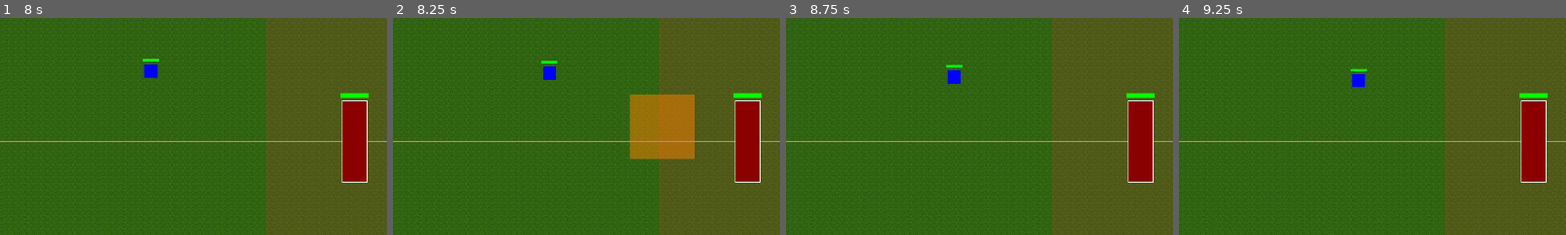
Above: before the commit, frames 1-4 (left to right).
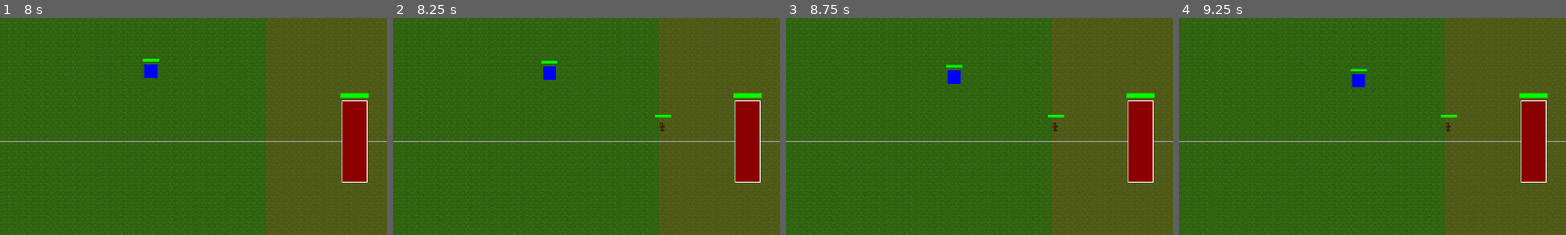
Above: after the commit, the same moments.

Repository: amari-charles/project-summoner
Game: Godot game, scene res://scenes/ui/main_menu.tscn
Two runs of this game, one before a commit and one after it. Both use one fixed random seed, a clock stepped at 60 frames per second and the inputs below.
Inputs (mouse positions are % of the whole screen's width and height, from its top left):
- Up to frame 1 (8 s): click "PLAY" at 0.5 s; click "SELECT" at 1.25 s; click "CHOOSE WARRIOR" at 2 s; click (32, 26) at 2.75 s; click "START BATTLE" at 3.5 s; tap Enter at 4.25 s; drag from (50, 83) to (60, 28) at 4.27 s; drag from (30, 55) to (45, 70) at 5.02 s; move the mouse to (60, 28) at 5.77 s; tap 1 at 5.85, 7.35 s; click (60, 28) at 5.92 s; drag from (45, 70) to (20, 35) at 6.52 s; move the mouse to (80, 65) at 7.27 s; click (80, 65) at 7.42 s
- Up to frame 2 (8.25 s): drag from (20, 35) to (35, 25) at 8.02 s
- Up to frame 3 (8.75 s): no input
- Up to frame 4 (9.25 s): move the mouse to (55, 50) at 8.77 s; tap 1 at 8.85 s; click (55, 50) at 8.92 s
The pictures show only the part of the screen within x 50-100%, y 22-71%; the shares and areas given below are measured in that part.

Frame 1 is identical in both runs. In frame 2, 5.0% of the frame differs, in the area x 61-78%, y 35-66%; in frame 3, less than 0.1%; in frame 4, less than 0.1%.

Commit message:
Enemy deck system and campaign level balancing (#11)
* Add enemy deck system and training dummy card

- Created Training Dummy card and unit (stationary target for tutorial)
- Created EnemyDeckLoader utility to load enemy decks from campaign battles
- Modified Summoner to support load_enemy_deck_from_campaign flag
- Defined enemy decks for all 5 campaign battles with progressive difficulty
- Updated test_game.tscn to enable enemy deck loading from campaign
- Added level editor TODO to documentation for future dev tool

Battle progression:
- Battle 0: 1 training dummy (tutorial)
- Battle 1: 2 warriors
- Battle 2: 2 warriors, 1 archer
- Battle 3: 3 warriors, 2 archers, 1 wall
- Battle 4: 4 warriors, 3 archers, 2 walls

🤖 Generated with [Claude Code](https://claude.com/claude-code)

Co-Authored-By: Claude <noreply@anthropic.com>

* Add dummy sprite artwork to training dummy unit

- Extracted dummy_v1 sprites from provided zip
- Updated training_dummy.tscn to use dummy_sprite_2.png
- Replaced placeholder ColorRect visuals with actual sprite

🤖 Generated with [Claude Code](https://claude.com/claude-code)

Co-Authored-By: Claude <noreply@anthropic.com>

* Fix dummy sprite display and lower battle 0 enemy HP

- Renamed Sprite2D to 'Visual' so Unit script doesn't create default red square
- Added texture_filter = 0 for crisp pixel art rendering
- Added enemy_hp field to battle definitions (200 HP for battle 0 tutorial)
- Modified Summoner to load enemy_hp from campaign when using enemy deck loading

Battle 0 now has low HP (200 vs 1000) to make tutorial easier

🤖 Generated with [Claude Code](https://claude.com/claude-code)

Co-Authored-By: Claude <noreply@anthropic.com>

---------

Co-authored-by: Claude <noreply@anthropic.com>

Diff:
--- /dev/null
+++ b/resources/cards/training_dummy_card.tres
@@ -0,0 +1,12 @@
+[gd_resource type="Resource" script_class="Card" load_steps=3 format=3]
+
+[ext_resource type="Script" path="res://scripts/cards/card.gd" id="1_card"]
+[ext_resource type="PackedScene" path="res://scenes/units/training_dummy.tscn" id="2_dummy"]
+
+[resource]
+script = ExtResource("1_card")
+card_name = "Training Dummy"
+card_type = 0
+description = "A stationary training target"
+mana_cost = 1
+unit_scene = ExtResource("2_dummy")
--- a/scenes/battlefield/test_game.tscn
+++ b/scenes/battlefield/test_game.tscn
@@ -41,6 +41,7 @@
 position = Vector2(1820, 540)
 script = ExtResource("3_summoner")
 team = 1
+load_enemy_deck_from_campaign = true
 starting_deck = Array[ExtResource("4_75405")]([ExtResource("5_warrior"), ExtResource("5_warrior"), ExtResource("5_warri …(181 unchanged characters)…
 
 [node name="SimpleAI" type="Node" parent="EnemySummoner"]
--- /dev/null
+++ b/scenes/units/training_dummy.tscn
@@ -0,0 +1,25 @@
+[gd_scene load_steps=4 format=3 uid="uid://training_dummy_unit"]
+
+[ext_resource type="Script" path="res://scripts/units/unit.gd" id="1_unit"]
+[ext_resource type="Texture2D" path="res://assets/dummy_v1/Individual sprites/dummy_sprite_2.png" id="2_sprite"]
+
+[sub_resource type="RectangleShape2D" id="RectangleShape2D_dummy"]
+size = Vector2(50, 70)
+
+[node name="TrainingDummy" type="CharacterBody2D"]
+collision_layer = 2
+collision_mask = 1
+script = ExtResource("1_unit")
+max_hp = 100.0
+attack_damage = 0.0
+attack_range = 0.0
+attack_speed = 0.0
+move_speed = 0.0
+aggro_radius = 0.0
+
+[node name="CollisionShape2D" type="CollisionShape2D" parent="."]
+shape = SubResource("RectangleShape2D_dummy")
+
+[node name="Visual" type="Sprite2D" parent="."]
+texture = ExtResource("2_sprite")
+texture_filter = 0
--- /dev/null
+++ b/scripts/core/enemy_deck_loader.gd
@@ -0,0 +1,114 @@
+extends Node
+class_name EnemyDeckLoader
+
+## EnemyDeckLoader - Loads enemy decks from campaign battle definitions
+##
+## Static utility class that converts enemy deck definitions to Card resources for battle.
+## Unlike DeckLoader (which loads from player's collection), this directly creates
+## Card resources from catalog IDs.
+
+## Load enemy deck for the current campaign battle
+static func load_enemy_deck_for_battle() -> Array[Card]:
+	var cards: Array[Card] = []
+
+	# Get campaign service
+	var campaign = _get_service("/root/Campaign")
+	if not campaign:
+		push_error("EnemyDeckLoader: Campaign service not found!")
+		return cards
+
+	# Get profile to find current battle
+	var profile_repo = _get_service("/root/ProfileRepo")
+	if not profile_repo:
+		push_error("EnemyDeckLoader: ProfileRepo not found!")
+		return cards
+
+	var profile = profile_repo.get_active_profile()
+	if profile.is_empty():
+		push_error("EnemyDeckLoader: No active profile!")
+		return cards
+
+	# Get current battle ID
+	var battle_id = profile.get("campaign_progress", {}).get("current_battle", "")
+	if battle_id == "":
+		push_warning("EnemyDeckLoader: No current battle set in profile!")
+		return cards
+
+	print("EnemyDeckLoader: Loading enemy deck for battle '%s'" % battle_id)
+
+	# Load the deck for this battle
+	return load_deck_for_battle(battle_id)
+
+## Load enemy deck for a specific battle by ID
+static func load_deck_for_battle(battle_id: String) -> Array[Card]:
+	var cards: Array[Card] = []
+
+	# Get campaign service
+	var campaign = _get_service("/root/Campaign")
+	if not campaign:
+		push_error("EnemyDeckLoader: Campaign service not found!")
+		return cards
+
+	# Get battle data
+	var battle = campaign.get_battle(battle_id)
+	if battle.is_empty():
+		push_error("EnemyDeckLoader: Battle not found: %s" % battle_id)
+		return cards
+
+	# Get enemy deck definition
+	var enemy_deck_def = battle.get("enemy_deck", [])
+	if enemy_deck_def.is_empty():
+		push_warning("EnemyDeckLoader: Battle '%s' has no enemy deck defined!" % battle_id)
+		return cards
+
+	print("EnemyDeckLoader: Battle '%s' enemy deck: %s" % [battle.get("name", ""), enemy_deck_def])
+
+	# Convert deck definition to Card resources
+	for entry in enemy_deck_def:
+		var catalog_id = entry.get("catalog_id", "")
+		var count = entry.get("count", 1)
+
+		if catalog_id == "":
+			push_warning("EnemyDeckLoader: Empty catalog_id in enemy deck definition")
+			continue
+
+		# Create 'count' copies of this card
+		for i in range(count):
+			var card = _create_card_from_catalog(catalog_id)
+			if card:
+				cards.append(card)
+			else:
+				push_warning("EnemyDeckLoader: Failed to create card: %s" % catalog_id)
+
+	print("EnemyDeckLoader: Successfully loaded %d cards for enemy deck" % cards.size())
+	return cards
+
+## Create a Card resource from a catalog ID
+static func _create_card_from_catalog(catalog_id: String) -> Card:
+	# Get card catalog
+	var catalog = _get_service("/root/CardCatalog")
+	if not catalog:
+		push_error("EnemyDeckLoader: CardCatalog not found!")
+		return null
+
+	# Check if card exists
+	if not catalog.has_card(catalog_id):
+		push_error("EnemyDeckLoader: Card '%s' not found in catalog!" % catalog_id)
+		return null
+
+	# Load the Card resource (.tres file)
+	var card_path = "res://resources/cards/%s_card.tres" % catalog_id
+	var card = load(card_path) as Card
+
+	if not card:
+		push_error("EnemyDeckLoader: Failed to load card resource: %s" % card_path)
+		return null
+
+	return card
+
+## Helper to get autoload service safely
+static func _get_service(path: String):
+	var tree = Engine.get_main_loop() as SceneTree
+	if tree and tree.root:
+		return tree.root.get_node_or_null(path)
+	return null
--- a/scripts/core/summoner.gd
+++ b/scripts/core/summoner.gd
@@ -11,6 +11,7 @@
 @export var starting_deck: Array[Card] = []
 @export var max_hand_size: int = 4
 @export var load_deck_from_profile: bool = false  # If true, load player's deck from profile
+@export var load_enemy_deck_from_campaign: bool = false  # If true, load enemy deck from current campaign battle
 
 ## Resources
 @export var mana_regen_rate: float = 1.0  # Mana per second
@@ -31,6 +32,19 @@
 signal hand_changed(hand: Array[Card])
 
 func _ready() -> void:
+	# If loading enemy from campaign, override max_hp if specified
+	if load_enemy_deck_from_campaign and team == Unit.Team.ENEMY:
+		var campaign = get_node_or_null("/root/Campaign")
+		var profile_repo = get_node_or_null("/root/ProfileRepo")
+		if campaign and profile_repo:
+			var profile = profile_repo.get_active_profile()
+			var battle_id = profile.get("campaign_progress", {}).get("current_battle", "")
+			if battle_id != "":
+				var battle = campaign.get_battle(battle_id)
+				if battle.has("enemy_hp"):
+					max_hp = battle.get("enemy_hp")
+					print("Summoner: Set enemy HP from campaign: %d" % max_hp)
+
 	current_hp = max_hp
 	mana = MANA_MAX
 
@@ -43,6 +57,15 @@
 			push_error("Summoner: Failed to load deck from profile! Using empty deck.")
 		else:
 			print("Summoner: Successfully loaded %d cards from profile" % deck.size())
+	elif load_enemy_deck_from_campaign and team == Unit.Team.ENEMY:
+		# Load enemy deck from current campaign battle
+		print("Summoner: Loading enemy deck from campaign...")
+		deck = EnemyDeckLoader.load_enemy_deck_for_battle()
+		if deck.is_empty():
+			push_warning("Summoner: Failed to load enemy deck from campaign! Using fallback deck.")
+			deck = starting_deck.duplicate()
+		else:
+			print("Summoner: Successfully loaded %d cards for enemy from campaign" % deck.size())
 	else:
 		# Use exported starting_deck (for testing/AI)
 		deck = starting_deck.duplicate()
--- a/scripts/data/card_catalog.gd
+++ b/scripts/data/card_catalog.gd
@@ -142,6 +142,34 @@
 		"card_icon_path": "",
 		"tags": ["structure", "defensive", "barrier"],
 		"unlock_condition": "default"
+	}
+
+	# Training Dummy - Tutorial target
+	_catalog["training_dummy"] = {
+		"catalog_id": "training_dummy",
+		"card_name": "Training Dummy",
+		"description": "A stationary training target. Doesn't move or attack.",
+		"rarity": "common",
+
+		"card_type": 0,  # SUMMON
+		"mana_cost": 1,
+		"cooldown": 2.0,
+
+		"unit_scene_path": "res://scenes/units/training_dummy.tscn",
+		"spawn_count": 1,
+
+		"max_hp": 100.0,
+		"attack_damage": 0.0,
+		"attack_range": 0.0,
+		"attack_speed": 0.0,
+		"move_speed": 0.0,
+		"aggro_radius": 0.0,
+		"is_ranged": false,
+		"projectile_scene_path": "",
+
+		"card_icon_path": "",
+		"tags": ["tutorial", "training", "target"],
+		"unlock_condition": "enemy_only"
 	}
 
 ## =============================================================================
--- a/scripts/services/campaign_service.gd
+++ b/scripts/services/campaign_service.gd
@@ -57,7 +57,10 @@
 		"reward_cards": [
 			{"catalog_id": "warrior", "rarity": "common", "count": 1}
 		],
-		"enemy_deck": [],
+		"enemy_deck": [
+			{"catalog_id": "training_dummy", "count": 1}
+		],
+		"enemy_hp": 200.0,  # Low HP for tutorial
 		"unlock_requirements": []
 	}
 
@@ -72,7 +75,9 @@
 			{"catalog_id": "warrior", "rarity": "common", "count": 1},
 			{"catalog_id": "archer", "rarity": "common", "count": 1}
 		],
-		"enemy_deck": [],
+		"enemy_deck": [
+			{"catalog_id": "warrior", "count": 2}
+		],
 		"unlock_requirements": ["battle_00"]
 	}
 
@@ -86,7 +91,10 @@
 		"reward_cards": [
 			{"catalog_id": "wall", "rarity": "common", "count": 2}
 		],
-		"enemy_deck": [],
+		"enemy_deck": [
+			{"catalog_id": "warrior", "count": 2},
+			{"catalog_id": "archer", "count": 1}
+		],
 		"unlock_requirements": ["battle_01"]
 	}
 
@@ -102,7 +110,11 @@
 			{"catalog_id": "archer", "rarity": "common", "count": 2},
 			{"catalog_id": "wall", "rarity": "common", "count": 2}
 		],
-		"enemy_deck": [],
+		"enemy_deck": [
+			{"catalog_id": "warrior", "count": 3},
+			{"catalog_id": "archer", "count": 2},
+			{"catalog_id": "wall", "count": 1}
+		],
 		"unlock_requirements": ["battle_02"]
 	}
 
@@ -116,7 +128,11 @@
 		"reward_cards": [
 			{"catalog_id": "fireball", "rarity": "rare", "count": 1}
 		],
-		"enemy_deck": [],
+		"enemy_deck": [
+			{"catalog_id": "warrior", "count": 4},
+			{"catalog_id": "archer", "count": 3},
+			{"catalog_id": "wall", "count": 2}
+		],
 		"unlock_requirements": ["battle_03"]
 	}
 
Binary file added: assets/dummy_v1/Individual sprites/dummy_sprite_1.png
Binary file added: assets/dummy_v1/Individual sprites/dummy_sprite_2.png
Binary file added: assets/dummy_v1/Individual sprites/dummy_sprite_3.png
Binary file added: assets/dummy_v1/dummy_spritesheet.png
Not shown, changed: .claude/claude.md
